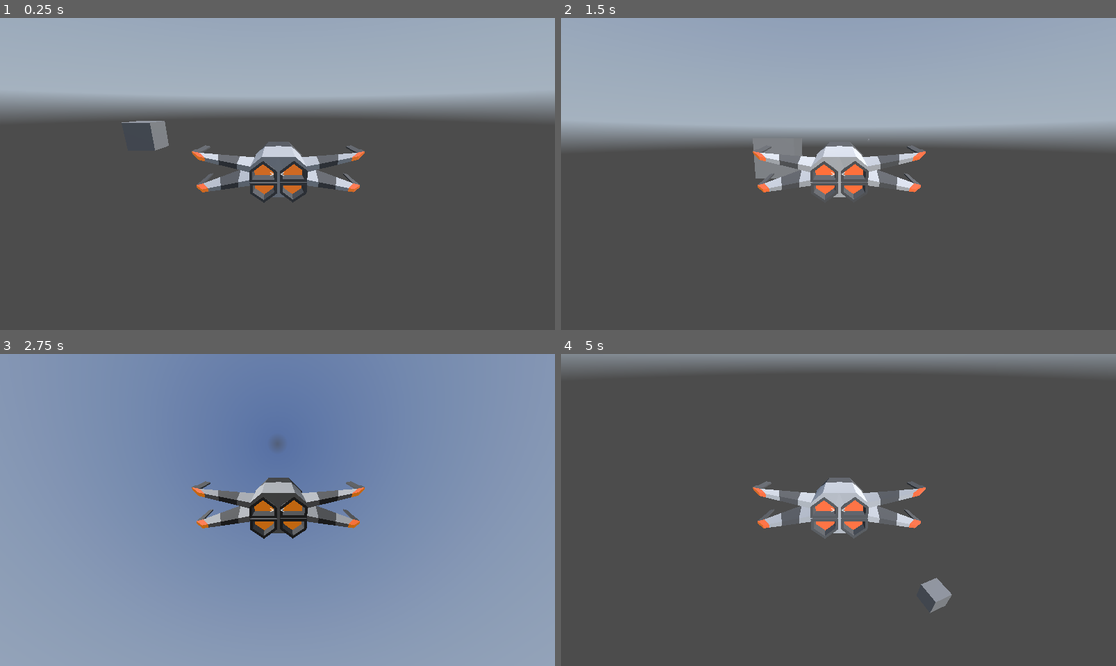
Above: before the commit, frames 1-4 (two rows, left to right).
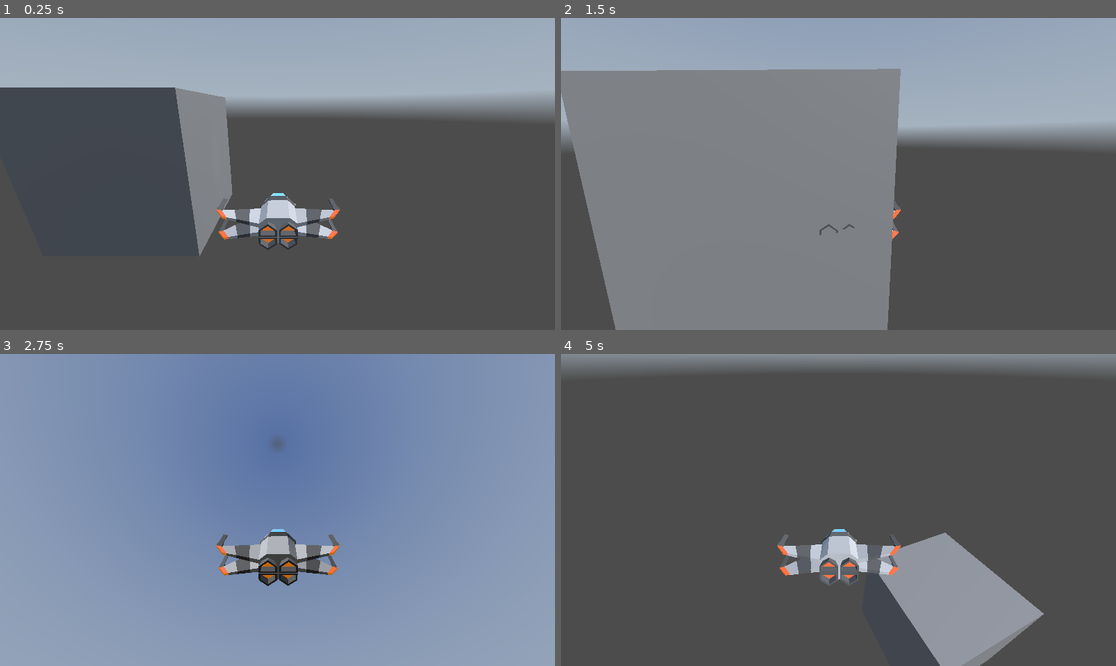
Above: after the commit, the same moments.

Repository: matousposp08/SpaceGame
Game: Godot game, scene res://scenes/root.tscn
Same seed, same stepped clock (60 frames per second), same inputs: the game is played once before the commit and once after it. Before the commit the project starts from res://scenes/world.tscn. A sky picture missing from this copy of the repository is replaced by a grey-blue gradient.
Inputs:
- Up to frame 1 (0.25 s): no input
- Up to frame 2 (1.5 s): tap Enter (ui_accept) at 0.5, 0.77 s; hold Right (ui_right) 0.53-1.28 s; hold Shift (boost) 0.53-1.28 s; hold Down (ui_down) from 1.28 s (still down); tap Space (shoot) at 1.35 s
- Up to frame 3 (2.75 s): tap Enter (ui_accept) at 1.52 s; release Down (ui_down) at 2.03 s; hold Right (ui_right) from 2.03 s (still down); hold Shift (boost) from 2.03 s (still down)
- Up to frame 4 (5 s): release Right (ui_right) at 2.78 s; release Shift (boost) at 2.78 s; hold Up (ui_up) 2.78-3.53 s; tap Space (shoot) at 2.85, 4.35 s; tap Enter (ui_accept) at 3.02, 3.77, 4.52 s; hold Shift (boost) 3.53-4.28 s; hold Left (ui_left) from 3.53 s (still down)

The runs differ from the first frame. In frame 1, 11% of the frame differs, in the area x 0-66%, y 22-77%; in frame 2, 43%, in the area x 0-66%, y 16-100%; in frame 3, 5.6%; in frame 4, 11%.

Commit message:
plane & laser fix

Diff:
--- a/Dogfights/project.godot
+++ b/Dogfights/project.godot
@@ -11,7 +11,7 @@
 [application]
 
 config/name="flight game"
-run/main_scene="res://scenes/world.tscn"
+run/main_scene="res://scenes/root.tscn"
 config/features=PackedStringArray("4.2", "Forward Plus")
 
 [dotnet]
--- a/Dogfights/scenes/laser.tscn
+++ b/Dogfights/scenes/laser.tscn
@@ -1,21 +1,42 @@
-[gd_scene load_steps=4 format=3 uid="uid://byyc1wjxvl8jd"]
+[gd_scene load_steps=6 format=3 uid="uid://byyc1wjxvl8jd"]
 
 [ext_resource type="Script" path="res://scripts/laser.gd" id="1_haix8"]
 
 [sub_resource type="BoxMesh" id="BoxMesh_gbsmh"]
 
+[sub_resource type="StandardMaterial3D" id="StandardMaterial3D_degnb"]
+albedo_color = Color(0.227451, 0.945098, 0, 1)
+
 [sub_resource type="BoxShape3D" id="BoxShape3D_ohbds"]
+
+[sub_resource type="StandardMaterial3D" id="StandardMaterial3D_4tuwa"]
+albedo_color = Color(0.227451, 0.945098, 0, 1)
 
 [node name="laser" type="Node3D"]
 script = ExtResource("1_haix8")
 
 [node name="Area3D" type="Area3D" parent="."]
+transform = Transform3D(1, 0, 0, 0, 1, 0, 0, 0, 1, 0.05, 0, 0)
 
 [node name="MeshInstance3D" type="MeshInstance3D" parent="Area3D"]
-transform = Transform3D(0.2, 0, 0, 0, 0.2, 0, 0, 0, 2, 0, 0, 0)
+transform = Transform3D(0.2, 0, 0, 0, 0.2, 0, 0, 0, 2, 2.64, -0.5, -1)
 mesh = SubResource("BoxMesh_gbsmh")
 skeleton = NodePath("../..")
+surface_material_override/0 = SubResource("StandardMaterial3D_degnb")
 
 [node name="CollisionShape3D" type="CollisionShape3D" parent="Area3D"]
-transform = Transform3D(0.2, 0, 0, 0, 0.2, 0, 0, 0, 2, 0, 0, 0)
+transform = Transform3D(0.2, 0, 0, 0, 0.2, 0, 0, 0, 2, 2.64, -0.5, -1)
 shape = SubResource("BoxShape3D_ohbds")
+
+[node name="Area3D2" type="Area3D" parent="."]
+transform = Transform3D(1, 0, 0, 0, 1, 0, 0, 0, 1, -3.325, 0, 0)
+
+[node name="MeshInstance3D" type="MeshInstance3D" parent="Area3D2"]
+transform = Transform3D(0.2, 0, 0, 0, 0.2, 0, 0, 0, 2, 0.64, -0.5, -1)
+mesh = SubResource("BoxMesh_gbsmh")
+skeleton = NodePath("../..")
+surface_material_override/0 = SubResource("StandardMaterial3D_4tuwa")
+
+[node name="CollisionShape3D" type="CollisionShape3D" parent="Area3D2"]
+transform = Transform3D(0.2, 0, 0, 0, 0.2, 0, 0, 0, 2, 0.64, -0.5, -1)
+shape = SubResource("BoxShape3D_ohbds")
--- a/Dogfights/scenes/root.tscn
+++ b/Dogfights/scenes/root.tscn
@@ -1,8 +1,7 @@
-[gd_scene load_steps=7 format=3 uid="uid://b3u4jhemhepbr"]
+[gd_scene load_steps=6 format=3 uid="uid://b3u4jhemhepbr"]
 
 [ext_resource type="Texture2D" uid="uid://gqdtxl4r2dox" path="res://textures/SolAsteroidBeltHDRI.png" id="1_31hwd"]
 [ext_resource type="PackedScene" uid="uid://b443ceba685uv" path="res://scenes/ship.tscn" id="3_nsaci"]
-[ext_resource type="Script" path="res://scripts/reticle.gd" id="6_pof7r"]
 
 [sub_resource type="PanoramaSkyMaterial" id="PanoramaSkyMaterial_hi0hg"]
 panorama = ExtResource("1_31hwd")
@@ -27,35 +26,5 @@
 [node name="WorldEnvironment" type="WorldEnvironment" parent="Scenery"]
 environment = SubResource("Environment_x4t8m")
 
-[node name="HUD" type="CanvasLayer" parent="."]
-
-[node name="Reticle" type="Control" parent="HUD"]
-layout_mode = 3
-anchors_preset = 8
-anchor_left = 0.5
-anchor_top = 0.5
-anchor_right = 0.5
-anchor_bottom = 0.5
-grow_horizontal = 2
-grow_vertical = 2
-script = ExtResource("6_pof7r")
-
-[node name="Label" type="Label" parent="HUD/Reticle"]
-layout_mode = 1
-anchors_preset = 8
-anchor_left = 0.5
-anchor_top = 0.5
-anchor_right = 0.5
-anchor_bottom = 0.5
-offset_left = -20.0
-offset_top = -13.0
-offset_right = 20.0
-offset_bottom = 13.0
-grow_horizontal = 2
-grow_vertical = 2
-text = ">   <"
-horizontal_alignment = 1
-vertical_alignment = 1
-
 [node name="ship" parent="." instance=ExtResource("3_nsaci")]
 transform = Transform3D(0.1, 0, 0, 0, 0.1, 0, 0, 0, 0.1, 0, 0, 0)
--- a/Dogfights/scenes/ship.tscn
+++ b/Dogfights/scenes/ship.tscn
@@ -1,7 +1,8 @@
-[gd_scene load_steps=5 format=3 uid="uid://b443ceba685uv"]
+[gd_scene load_steps=6 format=3 uid="uid://b443ceba685uv"]
 
 [ext_resource type="Script" path="res://scripts/plane.gd" id="1_6vsd0"]
 [ext_resource type="PackedScene" uid="uid://6vf4hbcww1sg" path="res://ship.glb" id="2_glmua"]
+[ext_resource type="PackedScene" uid="uid://cocv4thwj48tu" path="res://models/low-poly_spaceship_2.glb" id="3_8w1rn"]
 
 [sub_resource type="BoxShape3D" id="BoxShape3D_yc67g"]
 
@@ -11,6 +12,11 @@
 script = ExtResource("1_6vsd0")
 
 [node name="ship" parent="." instance=ExtResource("2_glmua")]
+transform = Transform3D(0.8, 0, 0, 0, 0.8, 0, 0, 0, 0.8, 0, 0, 0)
+
+[node name="Sketchfab_Scene" parent="." instance=ExtResource("3_8w1rn")]
+transform = Transform3D(0.03, 0, 0, 0, 0.03, 0, 0, 0, 0.03, 0.113396, 0, -0.477441)
+visible = false
 
 [node name="CollisionShape3D" type="CollisionShape3D" parent="."]
 transform = Transform3D(23, 0, 0, 0, 6, 0, 0, 0, 20, 0, 0, 0)
@@ -23,8 +29,8 @@
 shape = SubResource("BoxShape3D_kkqu5")
 
 [node name="Camera3D" type="Camera3D" parent="."]
-transform = Transform3D(-1, 2.44053e-16, 8.74228e-08, 2.71123e-08, 0.950695, 0.310129, -8.31124e-08, 0.310129, -0.950695, 2.08165e-12, 10, -36.1968)
+transform = Transform3D(-1, -3.70594e-14, 8.74228e-08, 2.71123e-08, 0.950695, 0.310129, -8.31124e-08, 0.310129, -0.950695, 2.08165e-12, 20.3706, -36.1968)
 
 [node name="SpotLight3D" type="SpotLight3D" parent="."]
-transform = Transform3D(-1, 3.48787e-16, 8.74228e-08, 3.48787e-16, 1, -3.48787e-16, -8.74228e-08, -3.48787e-16, -1, 0, 0, 11.6102)
+transform = Transform3D(-1, 3.48787e-16, 8.74228e-08, 3.48787e-16, 1, -3.48787e-16, -8.74228e-08, -3.48787e-16, -1, 0, 0, 12.6999)
 light_energy = 3.0
Binary file added: Dogfights/models/low-poly_spaceship (2).glb
Not shown, added: Dogfights/models/low-poly_spaceship (2).glb.import
